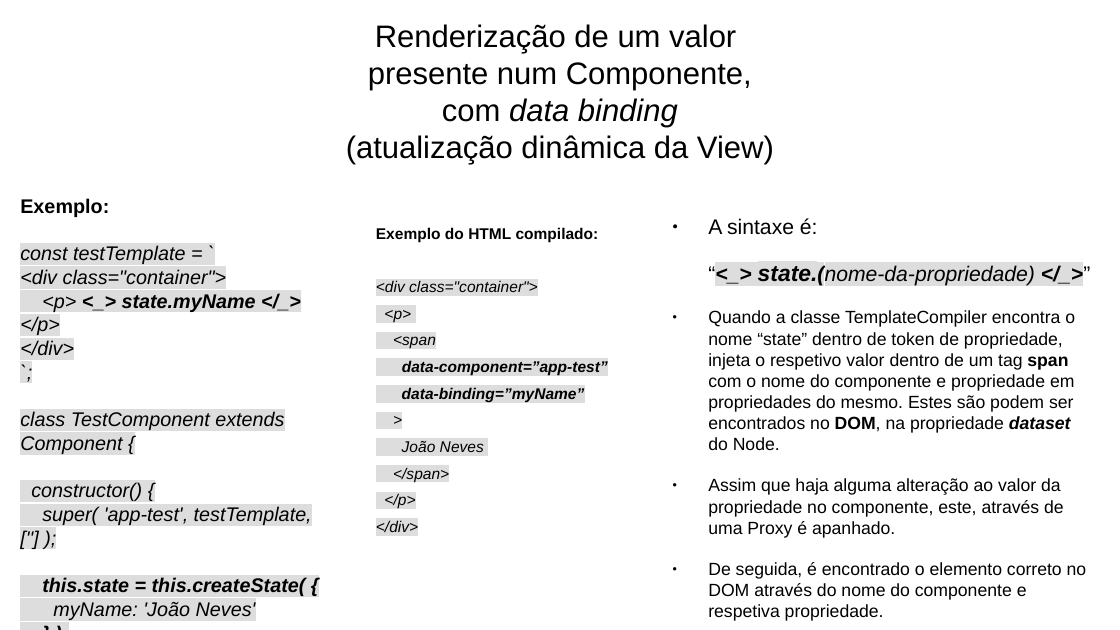
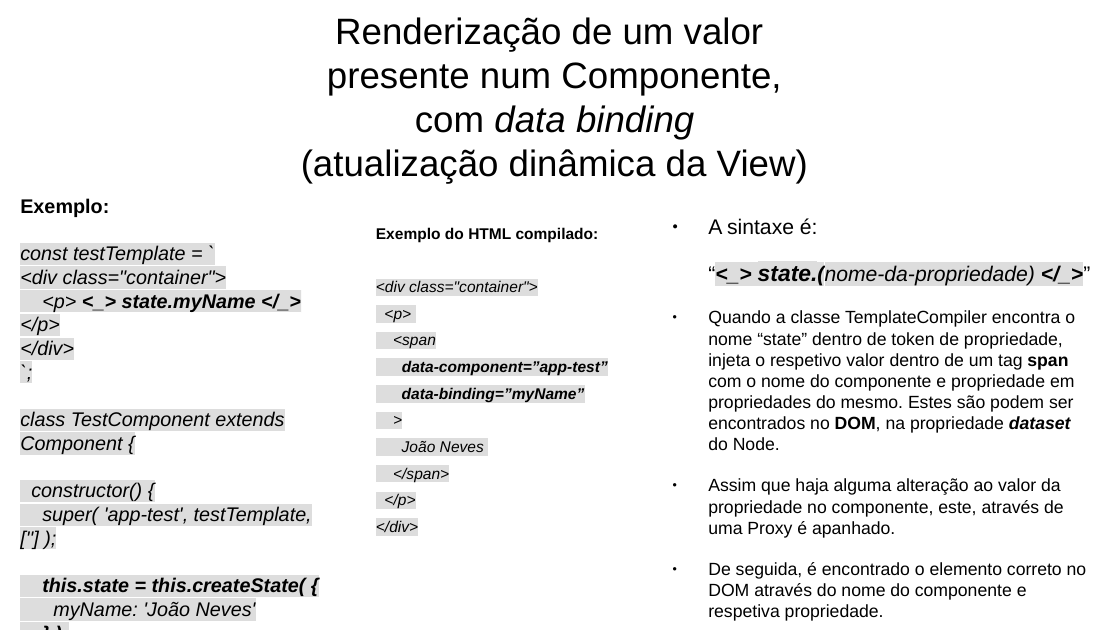
Before and after one commit to joao-neves95/js.web.components, a slide deck: slide 14 of ____docs/js.web.components_presentation_pt.odp. Drawn at 1120x630 pixels with LibreOffice and Linux fonts; fonts in the diff are those of the drawing. Boxes give left, top, right and bottom in pixels: in the first picture for what was removed or moved away, otherwise in the second. Text is boxed around its words. In the diff, an @@ line names an element or a change of style, - is before the commit and + after.

```diff
--- a/____docs/js.web.components_presentation_pt.odp
+++ b/____docs/js.web.components_presentation_pt.odp
@@ title "Renderização de um valor presente ...": place and size @@
-title "Renderização de um valor presente ..." at <box>346,24,774,165</box>
+title "Renderização de um valor presente ..." at <box>301,17,808,183</box>
@@ title "Renderização de um valor presente ..." at <box>301,17,808,183</box>: size 22 to 26 pt @@
```
Also in this commit, not shown: 13 other slides changed, 2 slides added, 4 slides removed, 1 other file.
